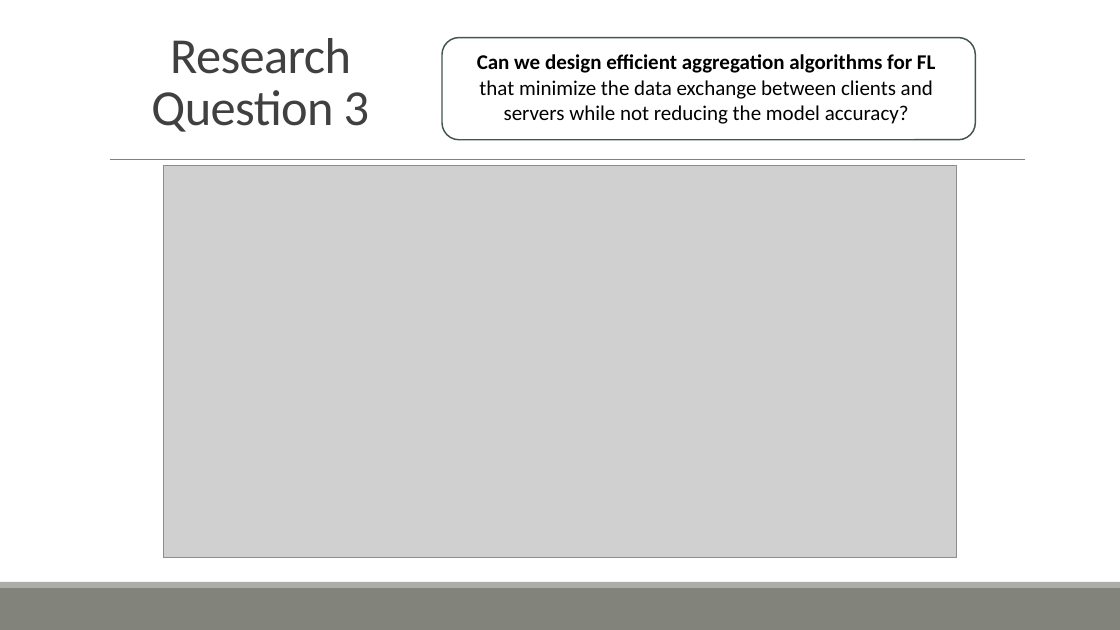
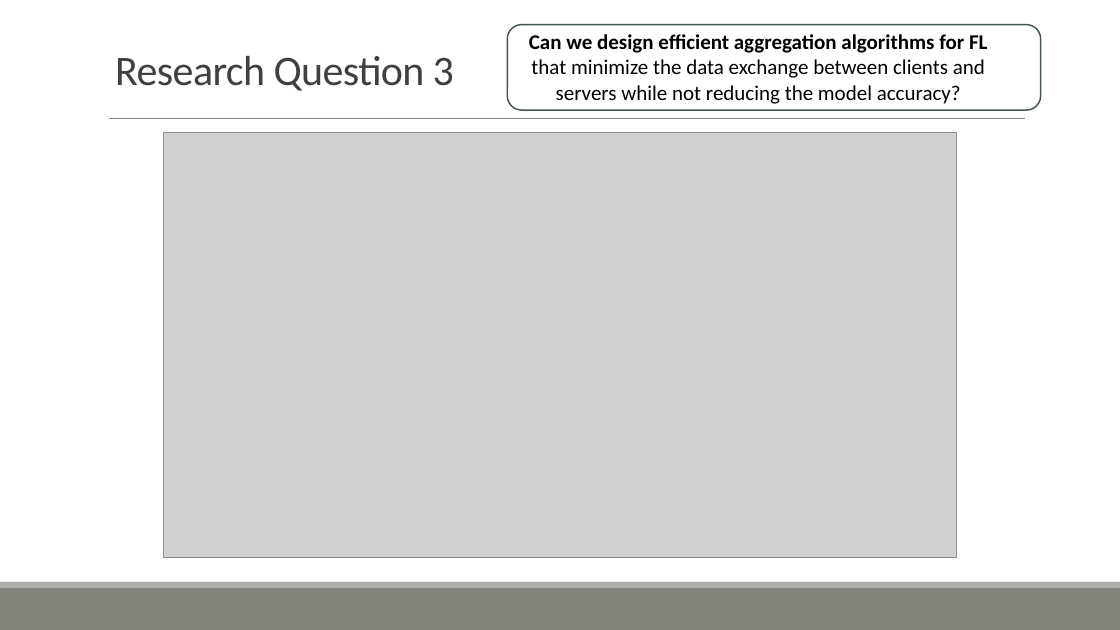
Before and after one commit to ofithcheallaigh/phd, a slide deck: slide 6 of Presentations/Supervisor Meetings/2024/Upcoming Meeting.pptx. Drawn at 1120x630 pixels with LibreOffice and Linux fonts; fonts in the diff are those of the drawing; grey boxes stand for pictures. Boxes give left, top, right and bottom in pixels: in the first picture for what was removed or moved away, otherwise in the second. Text is boxed around its words. In the diff, an @@ line names an element or a change of style, - is before the commit and + after.

Commit message:
Added LF system diagram, and changed some slide formatting

```diff
--- a/Presentations/Supervisor Meetings/2024/Upcoming Meeting.pptx
+++ b/Presentations/Supervisor Meetings/2024/Upcoming Meeting.pptx
@@ text "Can we design efficient aggregation ...": place and size @@
-text "Can we design efficient aggregation ..." at [477, 54, 935, 124]
+text "Can we design efficient aggregation ..." at [529, 34, 987, 104]
@@ rounded rectangle: place and size @@
-rounded rectangle at [442, 38, 975, 140]
+rounded rectangle at [507, 24, 1041, 110]
@@ text "Research Question 3": place and size @@
-text "Research Question 3" at [151, 38, 370, 132]
+text "Research Question 3" at [115, 56, 454, 91]
@@ text "Research Question 3" at [115, 56, 454, 91]: size 43.2 to 36 pt; alignment centre to left; line spacing 0.85 to 0.65 @@
@@ line moved from (110, 160) - (1026, 160) to (109, 118) - (1025, 118) @@
@@ picture: place and size @@
-picture at [164, 166, 957, 558]
+picture at [164, 132, 957, 558]
```
Also in this commit, not shown: 6 other slides changed, 1 slide added, 1 slide removed.
